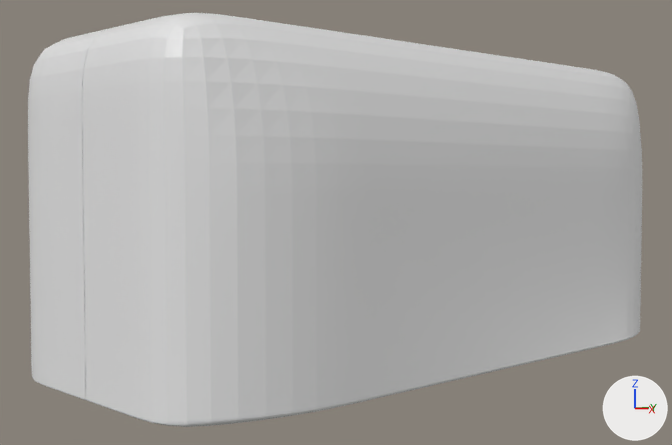
One commit to the Blender file Assets/Models/bus_rough.blend: the scene before it, then after it.
Camera for both pictures: a camera (50 mm lens) standing at (19.8, -20.2, 5.3) and looking at (-0.8, -0.9, 4.0). The lights are fixed; the arrows at lower right show +X, +Y and +Z.
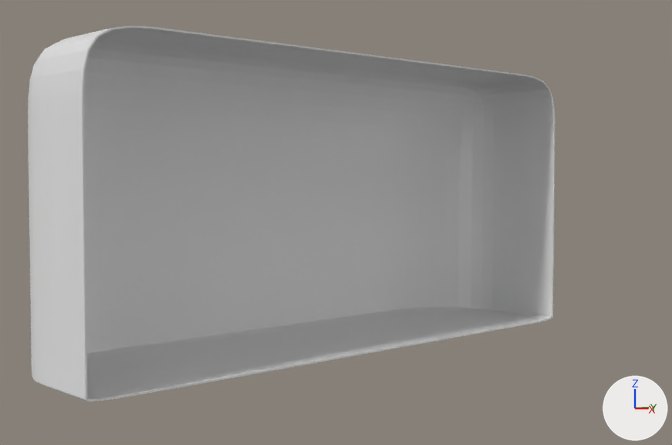
Changed parts and their boxes (x1, y1, x2, y2) in the pictures (672 x 445 px):
```json
{"object": "Cube", "change": "modifiers changed", "before": [28, 13, 642, 427], "after": [28, 26, 555, 401], "on screen": "14% narrower, 9% shorter"}
```

Edits to the scene script, one JSON object a line:
```json
{"op": "remove", "block": "ob_cube", "code": "_m = ob_cube.modifiers.new('Mirror', 'MIRROR')"}
{"op": "add", "block": "ob_cube", "code": "_m = ob_cube.modifiers.new('Solidify', 'SOLIDIFY')"}
{"op": "add", "block": "ob_cube", "code": "_m.nonmanifold_thickness_mode = 'FIXED'"}
{"op": "add", "block": "ob_cube", "code": "_m.nonmanifold_merge_threshold = 0.0003"}
```
